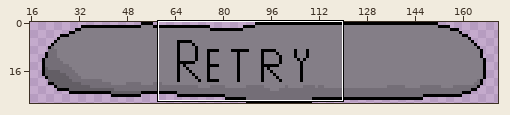
One commit to this pixel-art file: Assets/Sprites/Retry.aseprite. The first picture is a wide view before the edit; the outline marks the close-up.
Close-up. Old version:
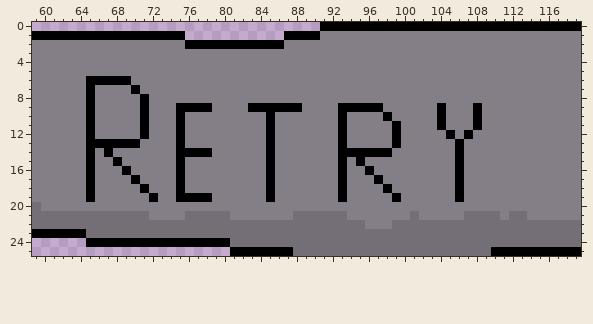
189x27 pixels, 1 frame. Shown: x 59..119, y 0..25. The wide view leaves out empty margins.
New version:
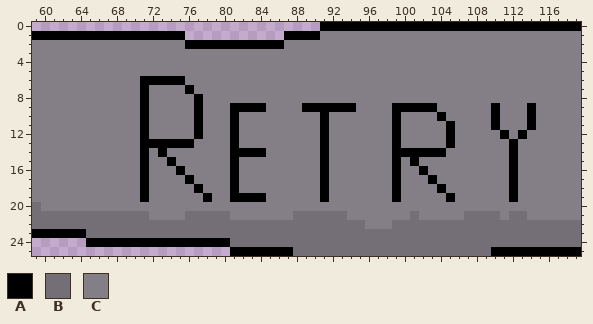
Palette (. is transparent): A #000000  B #746e77  C #847e87
The edit:
@@ x 59..119 @@
  5 CCCCCCCCCCCCCCCCCCCCCCCCCCCCCCCCCCCCCCCCCCCCCCCCCCCCCCCCCCCCC
- 6 CCCCCCAAAAACCCCCCCCCCCCCCCCCCCCCCCCCCCCCCCCCCCCCCCCCCCCCCCCCC
- 7 CCCCCCACCCCACCCCCCCCCCCCCCCCCCCCCCCCCCCCCCCCCCCCCCCCCCCCCCCCC
- 8 CCCCCCACCCCCACCCCCCCCCCCCCCCCCCCCCCCCCCCCCCCCCCCCCCCCCCCCCCCC
- 9 CCCCCCACCCCCACCCAAAACCCCAAAAAACCCCAAAAACCCCCCACCCACCCCCCCCCCC
-10 CCCCCCACCCCCACCCACCCCCCCCCACCCCCCCACCCCACCCCCACCCACCCCCCCCCCC
-11 CCCCCCACCCCCACCCACCCCCCCCCACCCCCCCACCCCCACCCCACCCACCCCCCCCCCC
-12 CCCCCCACCCCCACCCACCCCCCCCCACCCCCCCACCCCCACCCCCACACCCCCCCCCCCC
-13 CCCCCCAAAAAACCCCACCCCCCCCCACCCCCCCACCCCCACCCCCCACCCCCCCCCCCCC
-14 CCCCCCACACCCCCCCAAAACCCCCCACCCCCCCAAAAAACCCCCCCACCCCCCCCCCCCC
-15 CCCCCCACCACCCCCCACCCCCCCCCACCCCCCCACACCCCCCCCCCACCCCCCCCCCCCC
-16 CCCCCCACCCACCCCCACCCCCCCCCACCCCCCCACCACCCCCCCCCACCCCCCCCCCCCC
-17 CCCCCCACCCCACCCCACCCCCCCCCACCCCCCCACCCACCCCCCCCACCCCCCCCCCCCC
-18 CCCCCCACCCCCACCCACCCCCCCCCACCCCCCCACCCCACCCCCCCACCCCCCCCCCCCC
-19 CCCCCCACCCCCCACCAAAACCCCCCACCCCCCCACCCCCACCCCCCACCCCCCCCCCCCC
+ 6 CCCCCCCCCCCCAAAAACCCCCCCCCCCCCCCCCCCCCCCCCCCCCCCCCCCCCCCCCCCC
+ 7 CCCCCCCCCCCCACCCCACCCCCCCCCCCCCCCCCCCCCCCCCCCCCCCCCCCCCCCCCCC
+ 8 CCCCCCCCCCCCACCCCCACCCCCCCCCCCCCCCCCCCCCCCCCCCCCCCCCCCCCCCCCC
+ 9 CCCCCCCCCCCCACCCCCACCCAAAACCCCAAAAAACCCCAAAAACCCCCCACCCACCCCC
+10 CCCCCCCCCCCCACCCCCACCCACCCCCCCCCACCCCCCCACCCCACCCCCACCCACCCCC
+11 CCCCCCCCCCCCACCCCCACCCACCCCCCCCCACCCCCCCACCCCCACCCCACCCACCCCC
+12 CCCCCCCCCCCCACCCCCACCCACCCCCCCCCACCCCCCCACCCCCACCCCCACACCCCCC
+13 CCCCCCCCCCCCAAAAAACCCCACCCCCCCCCACCCCCCCACCCCCACCCCCCACCCCCCC
+14 CCCCCCCCCCCCACACCCCCCCAAAACCCCCCACCCCCCCAAAAAACCCCCCCACCCCCCC
+15 CCCCCCCCCCCCACCACCCCCCACCCCCCCCCACCCCCCCACACCCCCCCCCCACCCCCCC
+16 CCCCCCCCCCCCACCCACCCCCACCCCCCCCCACCCCCCCACCACCCCCCCCCACCCCCCC
+17 CCCCCCCCCCCCACCCCACCCCACCCCCCCCCACCCCCCCACCCACCCCCCCCACCCCCCC
+18 CCCCCCCCCCCCACCCCCACCCACCCCCCCCCACCCCCCCACCCCACCCCCCCACCCCCCC
+19 CCCCCCCCCCCCACCCCCCACCAAAACCCCCCACCCCCCCACCCCCACCCCCCACCCCCCC
 20 BCCCCCCCCCCCCCCCCCCCCCCCCCCCCCCCCCCCCCCCCCCCCCCCCCCCCCCCCCCCC
Pixel boxes of the changes (left, top, right, bottom) in both close-ups:
changed: (86, 76, 536, 202)
